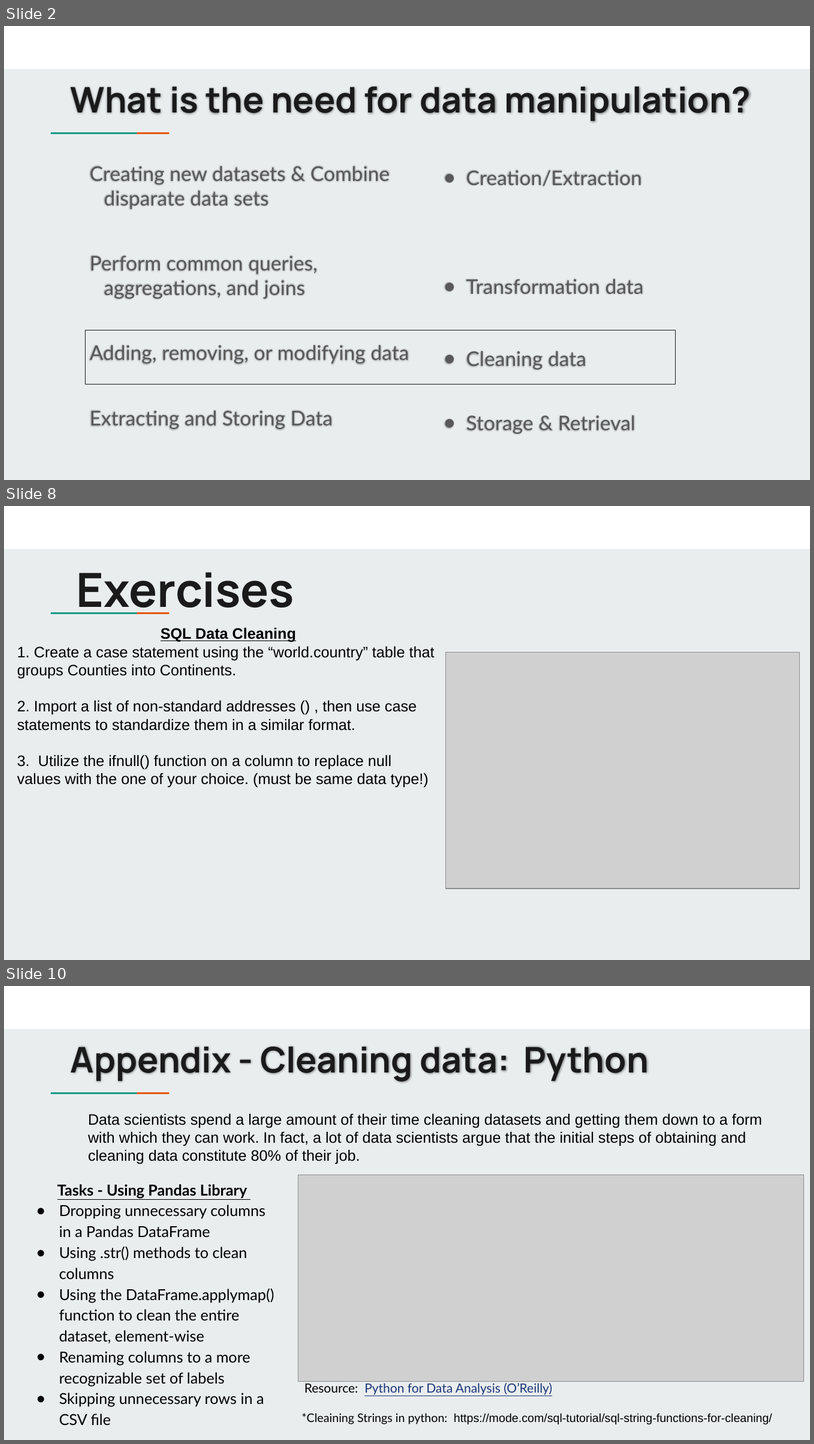
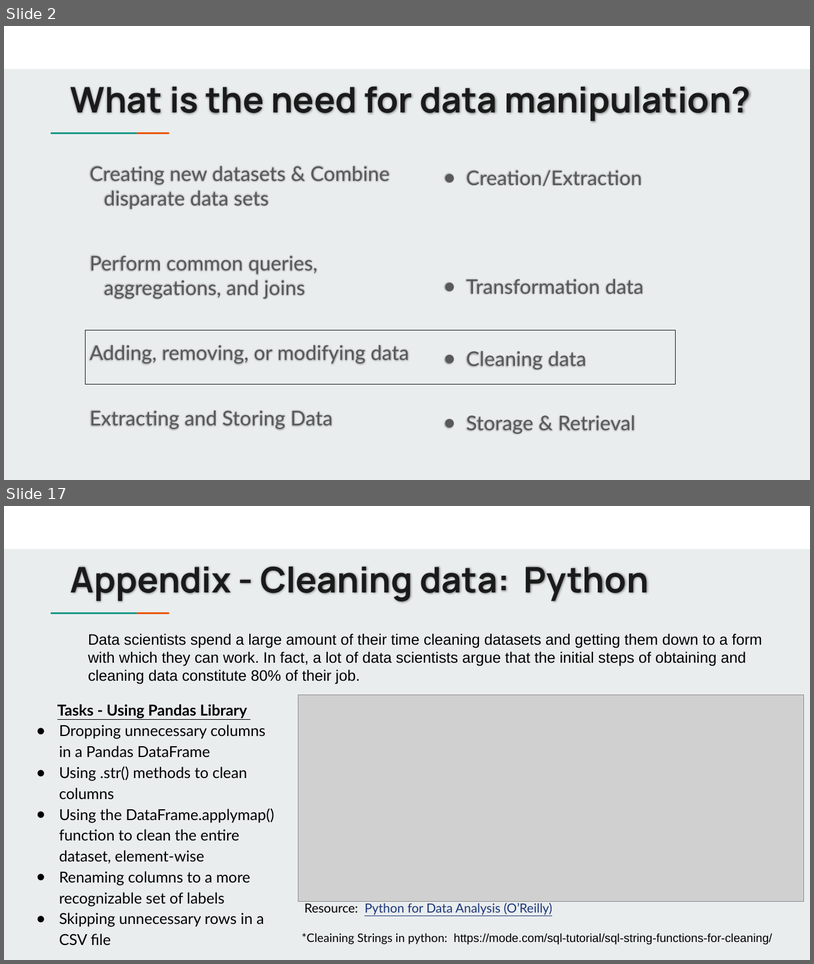
Before and after one commit to jbergmann56/OSDA-DataManipulationAndManagement, a slide deck: Lectures/Cleaning Data Using SQL (5).pptx. Shown one above the other, each under a label of ours: slides 2, 8 and 10 before the commit, slides 2 and 17 after it; the slides between them are not shown. The pictures are 814x1444 and 814x964 pixels, drawn with LibreOffice and Linux fonts; fonts in the diff are those of the drawing; grey boxes stand for pictures. Boxes give left, top, right and bottom in pixels: in the first picture for what was removed or moved away, otherwise in the second. Text is boxed around its words. In the diff, an @@ line names an element or a change of style, - is before the commit and + after.

```diff
--- a/Lectures/Cleaning Data Using SQL (5).pptx
+++ b/Lectures/Cleaning Data Using SQL (5).pptx
@@ slide 8 removed at [4,506,810,960], background #E9EDEE; not listed: 3 template elements that a slide beside it also shows @@
@@ title removed at [77,572,295,614] @@
-Exercises
@@ text removed at [17,627,435,787] @@
-SQL Data Cleaning
-1. Create a case statement using the “world.country” table that groups Counties into Continents.
-2. Import a list of non-standard addresses () , then use case statements to standardize them in a similar format.
-3. Utilize the ifnull() function on a column to replace null values with the one of your choice. (must be same data type!)
@@ picture removed at [446,652,800,888] @@
@@ what was slide 10 is now slide 17 @@
```
Also in this commit, not shown: 4 slides changed, 10 slides added, 2 other slides removed, 9 other files.
